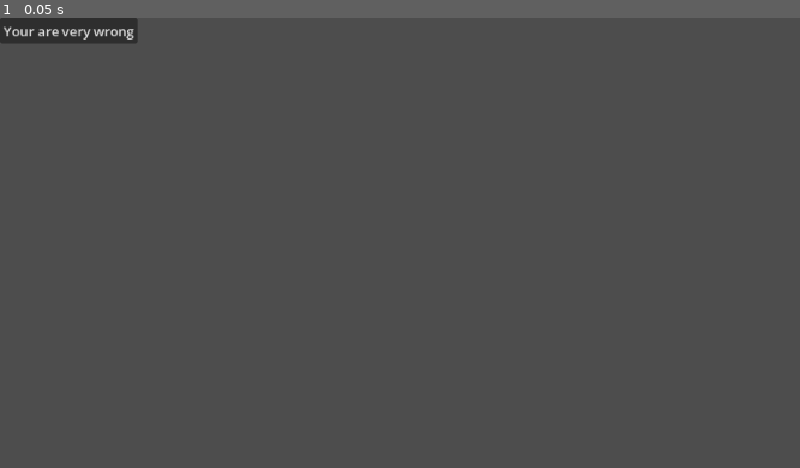
Above: before the commit, frame 1.
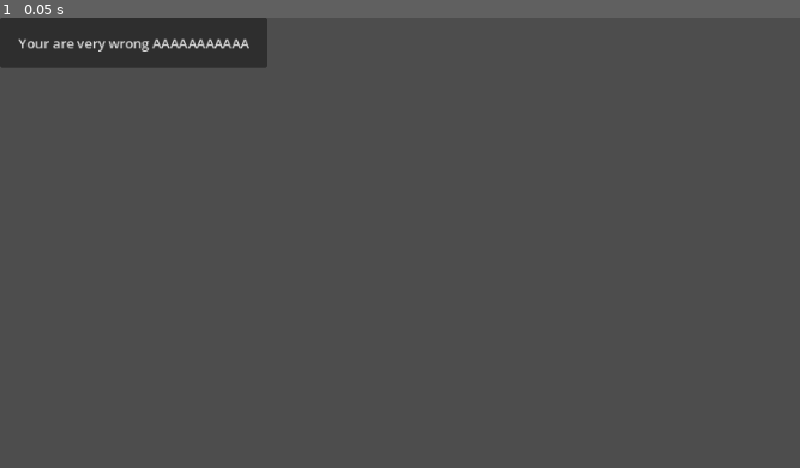
Above: after the commit, the same moment.

Repository: MichaelRRyan/GGJ-2026-Unmasked
Game: Godot game, scene res://Features/DialogueSystem/dialogue_option.tscn
The game is run twice, just before and just after one commit, with the same random seed, the same clock (stepped at 60 frames per second) and the same inputs. This scene is started directly instead of the project's main scene.
Inputs:
- Up to frame 1 (0.05 s): no input

The runs differ from the first frame. In frame 1, 2.7% of the frame differs, in the area x 0-34%, y 0-11%.

Commit message:
dialogue options moved, scaling fixed

Diff:
--- a/Assets/Themes/dialogue_interface.tres
+++ b/Assets/Themes/dialogue_interface.tres
@@ -90,10 +90,10 @@
 Button/colors/icon_normal_color = Color(1, 1, 1, 1)
 Button/colors/icon_pressed_color = Color(1, 1, 1, 1)
 Button/constants/align_to_largest_stylebox = 0
-Button/constants/h_separation = 4
+Button/constants/h_separation = 0
 Button/constants/icon_max_width = 0
 Button/constants/outline_size = 0
-Button/font_sizes/font_size = 18
+Button/font_sizes/font_size = 17
 Button/fonts/font = ExtResource("1_8vn6r")
 Button/styles/disabled = SubResource("StyleBoxFlat_hs6os")
 Button/styles/focus = SubResource("StyleBoxFlat_y0ta0")
@@ -108,7 +108,7 @@
 Label/constants/shadow_offset_x = 1
 Label/constants/shadow_offset_y = 1
 Label/constants/shadow_outline_size = 1
-Label/font_sizes/font_size = 24
+Label/font_sizes/font_size = 22
 Label/fonts/font = ExtResource("1_8vn6r")
 Label/styles/focus = SubResource("StyleBoxFlat_y0ta0")
 Label/styles/normal = SubResource("StyleBoxEmpty_8vn6r")
--- a/Features/DialogueSystem/dialogue_interface.tscn
+++ b/Features/DialogueSystem/dialogue_interface.tscn
@@ -13,7 +13,6 @@
 size_flags_vertical = 8
 theme = ExtResource("1_3ga2s")
 script = ExtResource("1_h7sxu")
-dialogue_picker_node = NodePath("../../Systems/DialoguePicker")
 
 [node name="Background" type="ColorRect" parent="." unique_id=816833173]
 layout_mode = 1
@@ -30,20 +29,21 @@
 anchor_top = 1.0
 anchor_right = 1.0
 anchor_bottom = 1.0
-offset_left = 55.848022
-offset_top = -144.0
-offset_right = -47.0
+offset_left = 25.0
+offset_top = -164.0
+offset_right = -324.0
 offset_bottom = -26.0
 grow_horizontal = 2
 grow_vertical = 0
 
 [node name="Label" type="Label" parent="ColorRect" unique_id=1129307815]
 layout_mode = 0
-offset_left = 29.0
-offset_top = 21.0
-offset_right = 832.152
-offset_bottom = 105.0
-text = "Test"
+offset_left = 18.151978
+offset_top = 18.0
+offset_right = 594.0
+offset_bottom = 122.0
+text = "Test aaaaaaaaaaaaaaaaaaa aaaaaaaaaaaaaaa aaaaaaaaaaaaaaaaaaaaaaaa aaaaaaaaaa aaaaaaa  aaaa aaaaaaaaaaa aaaaaaaaaaaaaaaaaaaaaaaaaaaaaaaa aaaaaaaaaaaaaaaaaaaa aaaaaaaaaaaaaaaaaaa aaaaaaa"
+autowrap_mode = 3
 
 [node name="DialogueOptions" type="VBoxContainer" parent="." unique_id=1109674068]
 layout_mode = 1
@@ -52,11 +52,12 @@
 anchor_top = 1.0
 anchor_right = 1.0
 anchor_bottom = 1.0
-offset_left = -294.4167
-offset_top = -335.0
-offset_right = -24.0
-offset_bottom = -170.0
+offset_left = -299.0
+offset_top = -165.0
+offset_right = -23.0
+offset_bottom = -27.0
 grow_horizontal = 0
 grow_vertical = 0
 theme_override_constants/separation = 10
+alignment = 2
 metadata/_edit_group_ = true
--- a/Features/DialogueSystem/dialogue_option.tscn
+++ b/Features/DialogueSystem/dialogue_option.tscn
@@ -1,5 +1,9 @@
 [gd_scene format=3 uid="uid://2onvsnnmxmu4"]
 
 [node name="Option1" type="Button" unique_id=629797611]
-size_flags_vertical = 3
-text = "Your are very wrong"
+clip_contents = true
+custom_minimum_size = Vector2(0, 60)
+offset_right = 321.0
+offset_bottom = 60.0
+text = "Your are very wrong AAAAAAAAAAA"
+autowrap_mode = 3
